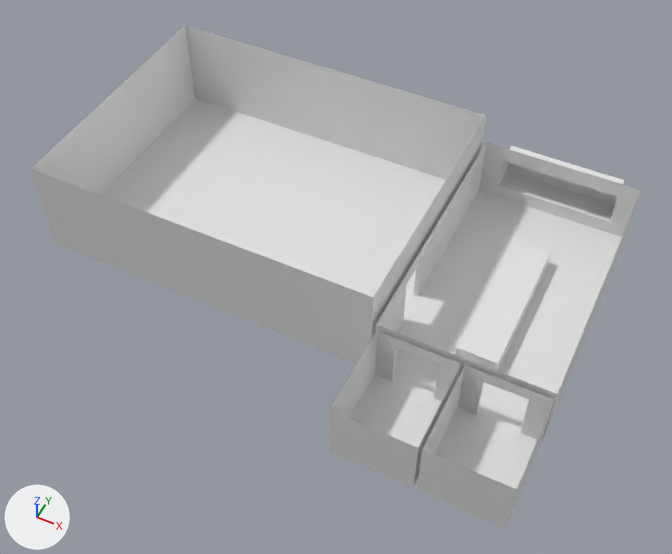
Before and after pictures for a commit that changed the Blender file blender models/kitchen_dining.blend.
Camera for both pictures: a 50 mm camera at (8.5, -44.7, 51.4) aimed at (-11.6, -4.6, 1.3). The lights are fixed; the arrows at lower left show +X, +Y and +Z. The first picture is the older version.
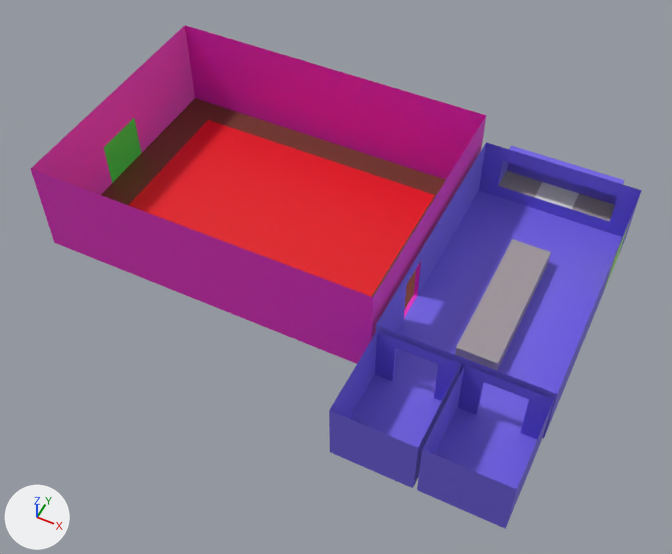
Commit message: Recolor kitchen-dining model with per-face material colors

What differs and where, as boxes (x1, y1, x2, y2) in the pictures (672 x 554 px):
part 1 of me_cube_001, recoloured (white to blue): (329, 143, 642, 529) in both
part 2 of me_cube_001, recoloured (white to grey): (455, 239, 551, 371) in both
part 3 of me_cube_001, recoloured (darker): (498, 171, 615, 222) in both
part 4 of me_cube_001, recoloured: (101, 98, 446, 310) in both
part 5 of me_cube_001, recoloured (white to red): (128, 120, 435, 296) in both
part 6 of me_cube_001, recoloured (white to pink): (31, 25, 486, 364) in both
part 7 of me_cube_001, recoloured (white to green): (104, 118, 141, 183) in both
part 8 of me_cube_001, recoloured: (603, 222, 630, 293) in both

The change, as a diff of the scene's bpy script:
```diff
--- a/blender models/kitchen_dining.blend.py
+++ b/blender models/kitchen_dining.blend.py
@@ mat_crpt @@
+mat_crpt = principled_material('crpt')
+mat_crpt.base_color = (0.8, 0.00249, 0.00791)  # red #e70816
@@ mat_wd @@
+mat_wd = principled_material('wd')
+mat_wd.base_color = (0.168, 0.0395, 0.0191)  # brown #723826
@@ mat_hob @@
+mat_hob = principled_material('hob')
+mat_hob.base_color = (0.8, 0.8, 0.8)  # white #e7e7e7
@@ mat_kchn_flr @@
+mat_kchn_flr = principled_material('kchn_flr')
+mat_kchn_flr.base_color = (0.177, 0.127, 0.8)  # blue #7564e7
@@ mat_dn_wl @@
+mat_dn_wl = principled_material('dn_wl')
+mat_dn_wl.base_color = (0.8, 0.0245, 0.567)  # pink #e72bc6
@@ mat_bg_door @@
+mat_bg_door = principled_material('bg_door')
+mat_bg_door.base_color = (0.0337, 0.8, 0.0363)  # green #33e736
@@ mat_stn_stl @@
+mat_stn_stl = principled_material('stn_stl')
+mat_stn_stl.base_color = (0.371, 0.333, 0.345)  # grey #a49c9f
@@ mat_bk_door @@
+mat_bk_door = principled_material('bk_door')
+mat_bk_door.base_color = (0.34, 0.8, 0.126)  # green #9ee763
@@ me_cube_001 @@
 me_cube_001.from_pydata(...)  # 950 vertices, 884 faces; spans x -5.49..1.0, y -1.7..1.2, z -1.0..2.0
 # used by ob_cube_001; location = (0.0, 0.0, 2.5); scale = (6.0, 10.0, 2.5)
+# me_cube_001 part 1: 438 of the faces centred in x -1.0..1.0, y -1.7..1.2, z -1.0..0.75 switch from mat_material (white #e7e7e7) to mat_kchn_flr (blue #7564e7)
+# me_cube_001 part 2: 28 of the faces centred in x -0.25..0.25, y -0.66..0.48, z -0.75..-0.5 switch from mat_material (white #e7e7e7) to mat_stn_stl (grey #a49c9f)
+# me_cube_001 part 3: 4 of the faces centred in x -0.62..0.62, y 1.1, z -0.55 switch from mat_material (white #e7e7e7) to mat_stn_stl (grey #a49c9f)
+# me_cube_001 part 4: 34 of the faces centred in x -5.27..-1.27, y -0.88..0.9, z -1.0 switch from mat_material (white #e7e7e7) to mat_wd (brown #723826)
+# me_cube_001 part 5: all 56 faces centred in x -4.82..-1.72, y -0.62..0.69, z -1.0 switch from mat_material (white #e7e7e7) to mat_crpt (red #e70816)
+# me_cube_001 part 6: 302 of the faces centred in x -5.49..-1.02, y -1.0..1.0, z -1.0..1.81 switch from mat_material (white #e7e7e7) to mat_dn_wl (pink #e72bc6)
+# me_cube_001 part 7: all 8 faces centred in x -5.49, y -0.15..0.06, z -0.81..0.31 switch from mat_material (white #e7e7e7) to mat_bg_door (green #33e736)
+# me_cube_001 part 8: all 12 faces centred in x 1.0, y 0.43..0.69, z -0.81..0.31 switch from mat_material (white #e7e7e7) to mat_bk_door (green #9ee763)
+me_cube_001.materials.append(mat_hob)  # white #e7e7e7
```
